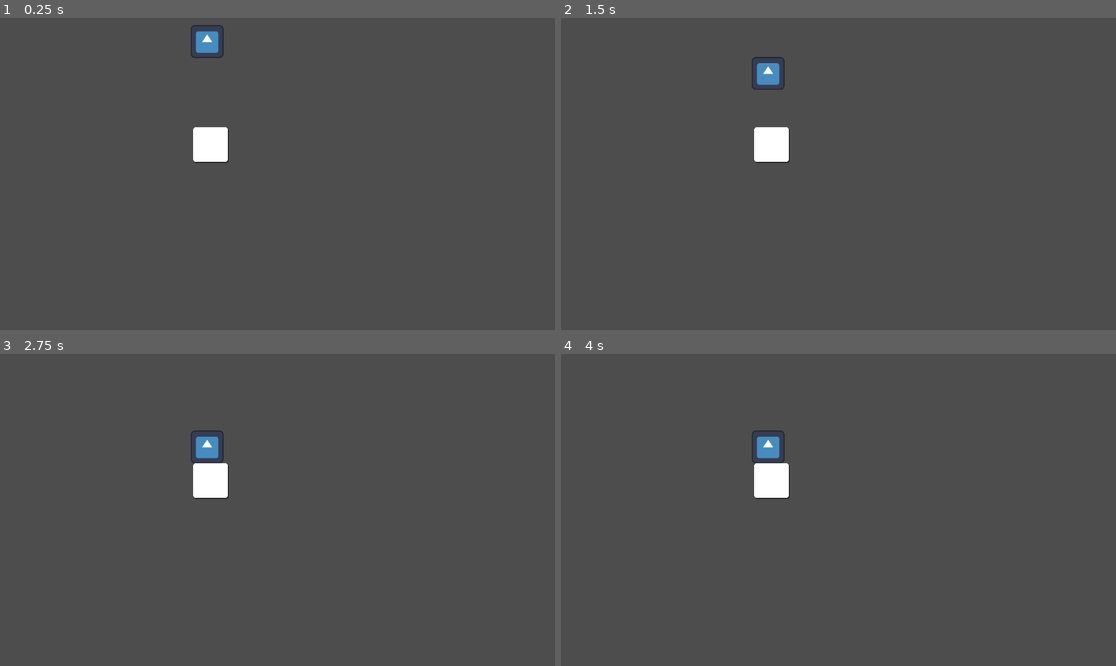
Above: before the commit, frames 1-4 (two rows, left to right).
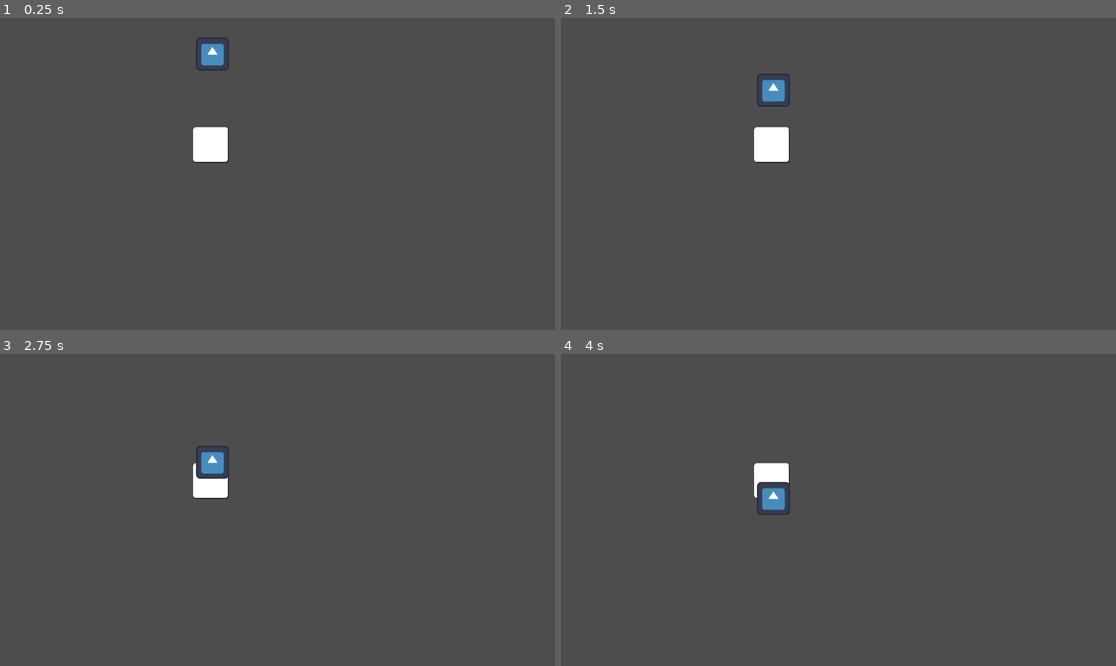
Above: after the commit, the same moments.

Repository: dancroker/RhythmGame
Game: Godot game, scene res://node_2d.tscn
Same seed, same stepped clock (60 frames per second), same inputs: the game is played once before the commit and once after it. The engine's default icon, where the game draws it, is replaced by a stand-in: a white triangle on a blue panel in a dark square.
Inputs (mouse positions are in pixels of both pictures, inside the frame that each line leads up to):
- Up to frame 1 (0.25 s): no input
- Up to frame 2 (1.5 s): move the mouse to (771, 145) at 0.52 s; hold 1 (Inner) 0.53-1.28 s; tap 2 (Outer) at 0.8, 1.35 s; move the mouse to (727, 189) at 1.27 s
- Up to frame 3 (2.75 s): tap 1 (Inner) at 1.55 s; move the mouse to (333, 441) at 2.02 s; hold 1 (Inner) from 2.03 s (still down); tap 2 (Outer) at 2.3 s
- Up to frame 4 (4 s): move the mouse to (810, 572) at 2.77 s; release 1 (Inner) at 2.78 s; tap 2 (Outer) at 2.85, 3.8 s; tap 1 (Inner) at 3.05 s; move the mouse to (1005, 556) at 3.52 s; hold 1 (Inner) from 3.53 s (still down)

The runs differ from the first frame. In frame 1, 0.5% of the frame differs, in the area x 34-42%, y 2-17%; in frame 2, 0.6%; in frame 3, 0.7%; in frame 4, 0.8%, in the area x 34-42%, y 24-52%.

Commit message:
Note Tracking Implemented

Diff:
--- /dev/null
+++ b/rhythm-game/Scripts/AreaNote.gd
@@ -0,0 +1,12 @@
+extends Area2D
+
+@export var speed : float = 200.0
+
+# Called when the node enters the scene tree for the first time.
+func _ready() -> void:
+	pass # Replace with function body.
+
+
+# Called every frame. 'delta' is the elapsed time since the previous frame.
+func _process(delta: float) -> void:
+	position.y += speed * delta
--- a/rhythm-game/Scripts/BasicControls.gd
+++ b/rhythm-game/Scripts/BasicControls.gd
@@ -2,12 +2,19 @@
 @onready var collision_shape_2d: CollisionShape2D = $CollisionShape2D
 
 var is_mouse_inside: bool = false
+enum{
+	None = 0,
+	Note = 1,
+	Hold = 2,
+}
+var note_collide : int = None
 var collision_point
 var collision_info
 # Called when the node enters the scene tree for the first time.
 func _ready() -> void:
-	mouse_entered.connect(_on_mouse_entered)
-	mouse_exited.connect(_on_mouse_exited)
+	pass
+	#mouse_entered.connect(_on_mouse_entered)
+	#mouse_exited.connect(_on_mouse_exited)
 
 
 # Called every frame. 'delta' is the elapsed time since the previous frame.
@@ -21,15 +28,39 @@
 	if collision_point != 0:
 		print("Note")
 
-func _on_mouse_entered() -> void:
-	is_mouse_inside = true
-
-func _on_mouse_exited() -> void:
-	is_mouse_inside = false
+#func _on_mouse_entered() -> void:
+	#is_mouse_inside = true
+#
+#func _on_mouse_exited() -> void:
+	#is_mouse_inside = false
 
 func _input(event: InputEvent) -> void:
 	if is_mouse_inside:
 		if event.is_action_pressed("Inner"):
 			print("1")
+			if note_collide != None:
+				print("Note Hit!")
 		elif event.is_action_pressed("Outer"):
 			print("2")
+			if note_collide != None:
+				print("Note Hit!")
+
+
+func _on_area_2d_area_entered(area: Area2D) -> void:
+	if area.name == "Note":
+		print("Note is inside hit zone!")
+		note_collide = Note
+
+
+func _on_area_2d_mouse_entered() -> void:
+	is_mouse_inside = true
+
+
+func _on_area_2d_mouse_exited() -> void:
+	is_mouse_inside = false
+
+
+func _on_area_2d_area_exited(area: Area2D) -> void:
+	if area.name == "Note":
+		print("Note left hit zone!")
+		note_collide = None
--- a/rhythm-game/node_2d.tscn
+++ b/rhythm-game/node_2d.tscn
@@ -2,7 +2,7 @@
 
 [ext_resource type="Texture2D" uid="uid://i3s825dkhvbn" path="res://Assets/RandomSquare.png" id="1_wtcfe"]
 [ext_resource type="Script" uid="uid://da5gfedn6jt83" path="res://Scripts/BasicControls.gd" id="2_0e48y"]
-[ext_resource type="Script" uid="uid://c7wqqxugnhb5v" path="res://Scripts/Note.gd" id="3_0hol4"]
+[ext_resource type="Script" uid="uid://btojfxiedlad8" path="res://Scripts/AreaNote.gd" id="3_0hol4"]
 [ext_resource type="Texture2D" uid="uid://i5j8xayi6kjd" path="res://icon.svg" id="4_q6r6c"]
 
 [sub_resource type="RectangleShape2D" id="RectangleShape2D_0e48y"]
@@ -24,22 +24,29 @@
 scale = Vector2(0.14, 0.14)
 texture = ExtResource("1_wtcfe")
 
-[node name="CollisionShape2D" type="CollisionShape2D" parent="Controll/CharacterBody2D" unique_id=1639708152]
+[node name="Area2D" type="Area2D" parent="Controll/CharacterBody2D" unique_id=1629974195]
 position = Vector2(437, 263)
 scale = Vector2(0.14, 0.14)
+
+[node name="CollisionShape2D" type="CollisionShape2D" parent="Controll/CharacterBody2D/Area2D" unique_id=1639708152]
 shape = SubResource("RectangleShape2D_0e48y")
 
-[node name="Node" type="Node" parent="." unique_id=1962187538]
+[node name="Note" type="Node" parent="." unique_id=776400606]
 
-[node name="CharacterBody2D" type="CharacterBody2D" parent="Node" unique_id=1737748098]
-position = Vector2(348, -56)
+[node name="Note" type="Area2D" parent="Note" unique_id=1561228821]
 script = ExtResource("3_0hol4")
+speed = 60.0
 
-[node name="Sprite2D" type="Sprite2D" parent="Node/CharacterBody2D" unique_id=290706605]
-position = Vector2(82, 103)
+[node name="Sprite2D2" type="Sprite2D" parent="Note/Note" unique_id=1749239991]
+position = Vector2(441, 60)
 scale = Vector2(0.53125, 0.53125)
 texture = ExtResource("4_q6r6c")
 
-[node name="CollisionShape2D" type="CollisionShape2D" parent="Node/CharacterBody2D" unique_id=1426875445]
-position = Vector2(82, 103)
+[node name="CollisionShape2D2" type="CollisionShape2D" parent="Note/Note" unique_id=1632458159]
+position = Vector2(441, 60)
 shape = SubResource("RectangleShape2D_kdubu")
+
+[connection signal="area_entered" from="Controll/CharacterBody2D/Area2D" to="Controll/CharacterBody2D" method="_on_area_2d_area_entered"]
+[connection signal="area_exited" from="Controll/CharacterBody2D/Area2D" to="Controll/CharacterBody2D" method="_on_area_2d_area_exited"]
+[connection signal="mouse_entered" from="Controll/CharacterBody2D/Area2D" to="Controll/CharacterBody2D" method="_on_area_2d_mouse_entered"]
+[connection signal="mouse_exited" from="Controll/CharacterBody2D/Area2D" to="Controll/CharacterBody2D" method="_on_area_2d_mouse_exited"]
Not shown, added: rhythm-game/Scripts/AreaNote.gd.uid
